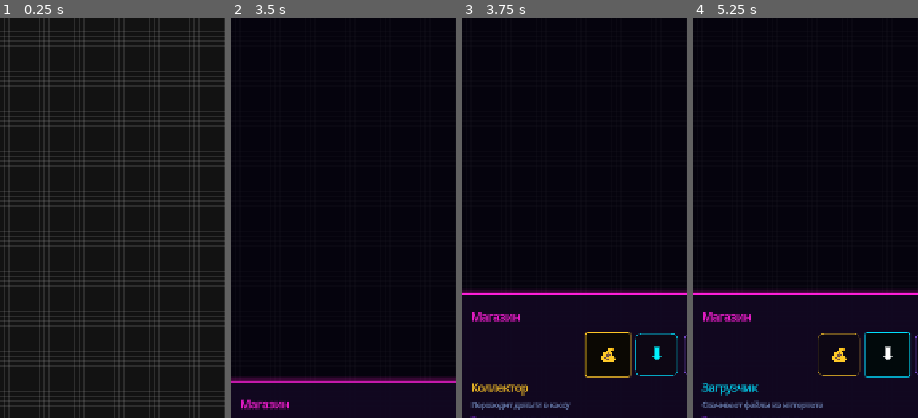
Above: before the commit, frames 1-4 (left to right).
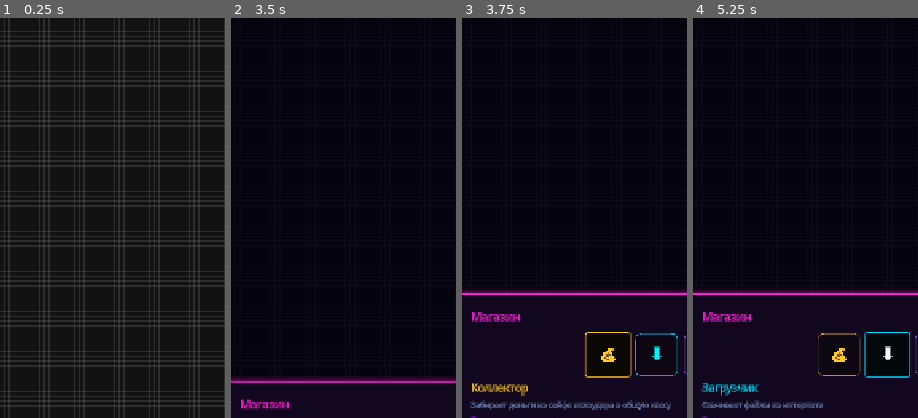
Above: after the commit, the same moments.

Repository: rkfsociety/UploadSimulator
Game: Godot game, scene res://scenes/main.tscn
Two runs of this game, one before a commit and one after it. Both use one fixed random seed, a clock stepped at 60 frames per second and the inputs below.
Inputs (mouse positions are % of the whole screen's width and height, from its top left):
- Up to frame 1 (0.25 s): no input
- Up to frame 2 (3.5 s): click (50, 96) at 0.5 s; click (94, 90) at 1.25 s; click "×" at 2 s; click (50, 96) at 2.75 s
- Up to frame 3 (3.75 s): click "💰" at 3.5 s
- Up to frame 4 (5.25 s): click "💰" at 4.25 s; click "⬇" at 5 s
The pictures show only the part of the screen within x 1-51%, y 39-89%; the shares and areas given below are measured in that part.

Frames 1-2 are identical in both runs. In frame 3, 0.9% of the frame differs, in the area x 3-93%, y 95-98%; in frame 4, nothing differs.
Error in both runs: Invalid assignment of property or key 'font_antialiasing' with value of type 'int' on a base object of type 'SystemFont'. (res://scripts/systems/ui/ui_fonts.gd…

Commit message:
Коллектор: явный перевод из сейфа аплоудера в баланс кассы.
Провод money обязателен; UI и лог показывают сумму и бонус.

Diff:
--- a/scripts/core/defs/block_defs.gd
+++ b/scripts/core/defs/block_defs.gd
@@ -52,7 +52,7 @@
 		"name": "Коллектор",
 		"icon": "💰",
 		"color": Color(1.0, 0.78, 0.15, 1.0),
-		"desc": "Переводит деньги в кассу",
+		"desc": "Забирает деньги из сейфа аплоудера в общую кассу",
 		"shop_cost": 65,
 		"upgrade_base": 30,
 		"upgrade_mult": 1.4,
--- a/scripts/core/game/game_display_service.gd
+++ b/scripts/core/game/game_display_service.gd
@@ -145,15 +145,28 @@
 		var next: StoredFileEntry = _data.get_stored_files()[0]
 		target["status"] = "На диске: %s" % FileDefs.get_type_label(next.file_type_id)
 	else:
-		target["status"] = "Сейф: $%.0f" % _data.get_uploader_balance()
+		var safe := _data.get_uploader_balance()
+		if safe >= GameConstants.MIN_COLLECT_BALANCE and not _wiring.get_money_chain().is_empty():
+			target["status"] = "В сейфе $%.0f → коллектор в кассу" % safe
+		else:
+			target["status"] = "Сейф пуст"
 
 
 func _fill_collector_display(target: Dictionary, uid: String, chain_money: Dictionary) -> void:
 	target["action_text"] = "В кассу"
 	target["action_visible"] = not chain_money.is_empty()
 	target["action_enabled"] = _pipeline.can_collect_at(uid)
-	var balance := _data.get_uploader_balance()
-	if balance >= GameConstants.MIN_COLLECT_BALANCE:
-		target["status"] = "Можно собрать: $%.0f" % balance
+	if chain_money.is_empty():
+		target["status"] = "Соедини порт денег с аплоудером"
+		return
+	var safe := _data.get_uploader_balance()
+	if safe < GameConstants.MIN_COLLECT_BALANCE:
+		target["status"] = "Сейф аплоудера пуст"
+		return
+	var inst := _field.get_instance(uid)
+	var bonus: float = GameBonus.effect_at_level("collector", inst.level)
+	var payout: float = safe * (1.0 + bonus)
+	if bonus > 0.0:
+		target["status"] = "Забрать $%.0f из аплоудера → касса (+%.0f%%)" % [payout, bonus * 100.0]
 	else:
-		target["status"] = "В аплоудере: $%.0f" % balance
+		target["status"] = "Забрать $%.0f из аплоудера → касса" % payout
--- a/scripts/core/game/game_pipeline_service.gd
+++ b/scripts/core/game/game_pipeline_service.gd
@@ -83,17 +83,24 @@
 	)
 
 
-func collect_money() -> bool:
-	if not can_collect_money():
+## Переводит весь сейф аплоудера в общую кассу (нужен провод money_out → money_in).
+func collect_money(collector_uid: String) -> bool:
+	if collector_uid == "" or not can_collect_at(collector_uid):
 		return false
 	var chain := _wiring.get_money_chain()
-	var uid: String = chain.get("to_uid", "")
-	var inst := _field.get_instance(uid)
+	var uploader_uid: String = str(chain.get("from_uid", ""))
+	var safe: float = _data.get_uploader_balance()
+	var inst := _field.get_instance(collector_uid)
 	var bonus: float = GameBonus.effect_at_level("collector", inst.level)
-	var payout: float = _data.get_uploader_balance() * (1.0 + bonus)
+	var payout: float = safe * (1.0 + bonus)
 	_data.set_uploader_balance(0.0)
 	_data.add_money(payout)
-	_host.log_message.emit("Коллектор: $%.0f → касса" % payout)
+	var uploader_name: String = BlockDefs.TYPES.get(_field.get_instance_type(uploader_uid), {}).get(
+		"name", "Аплоудер"
+	)
+	_host.log_message.emit(
+		"Коллектор: $%.0f из %s → касса (баланс $%.0f)" % [payout, uploader_name, _data.get_money()]
+	)
 	_notify_field_and_stats()
 	return true
 
@@ -105,7 +112,7 @@
 		"uploader":
 			return enqueue_upload()
 		"collector":
-			return collect_money()
+			return collect_money(uid)
 	return false
 
 
--- a/scripts/core/game/modules/game_state_pipeline.gd
+++ b/scripts/core/game/modules/game_state_pipeline.gd
@@ -33,8 +33,8 @@
 	return _svc.can_collect_money()
 
 
-func collect_money() -> bool:
-	return _svc.collect_money()
+func collect_money(collector_uid: String) -> bool:
+	return _svc.collect_money(collector_uid)
 
 
 func run_block_action(uid: String) -> bool:
--- a/tests/test_runner.gd
+++ b/tests/test_runner.gd
@@ -7,6 +7,7 @@
 	preload("res://tests/unit/test_game_state_data.gd"),
 	preload("res://tests/unit/test_game_models.gd"),
 	preload("res://tests/unit/test_game_wiring.gd"),
+	preload("res://tests/unit/test_game_collect.gd"),
 ]
 
 
--- /dev/null
+++ b/tests/unit/test_game_collect.gd
@@ -0,0 +1,20 @@
+extends RefCounted
+## Сбор денег: сейф аплоудера → касса через коллектор.
+
+var case_count := 1
+
+
+func run() -> Array[String]:
+	var errors: Array[String] = []
+	var data := GameStateData.new()
+	data.set_uploader_balance(100.0)
+	data.set_money(50.0)
+	var bonus := GameBonus.effect_at_level("collector", 1)
+	var payout := 100.0 * (1.0 + bonus)
+	data.set_uploader_balance(0.0)
+	data.add_money(payout)
+	if not is_equal_approx(data.get_uploader_balance(), 0.0):
+		errors.append("после сбора сейф аплоудера должен быть 0")
+	if not is_equal_approx(data.get_money(), 50.0 + payout):
+		errors.append("касса должна увеличиться на payout с бонусом коллектора")
+	return errors
Not shown, changed: README.md
